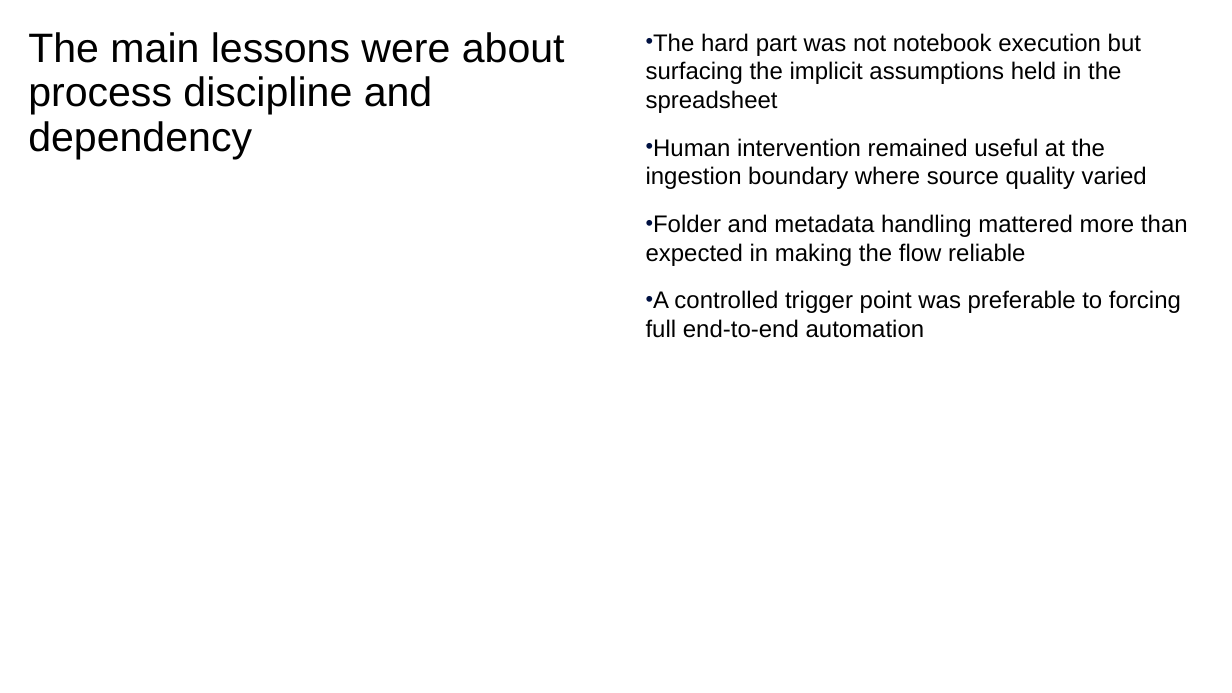
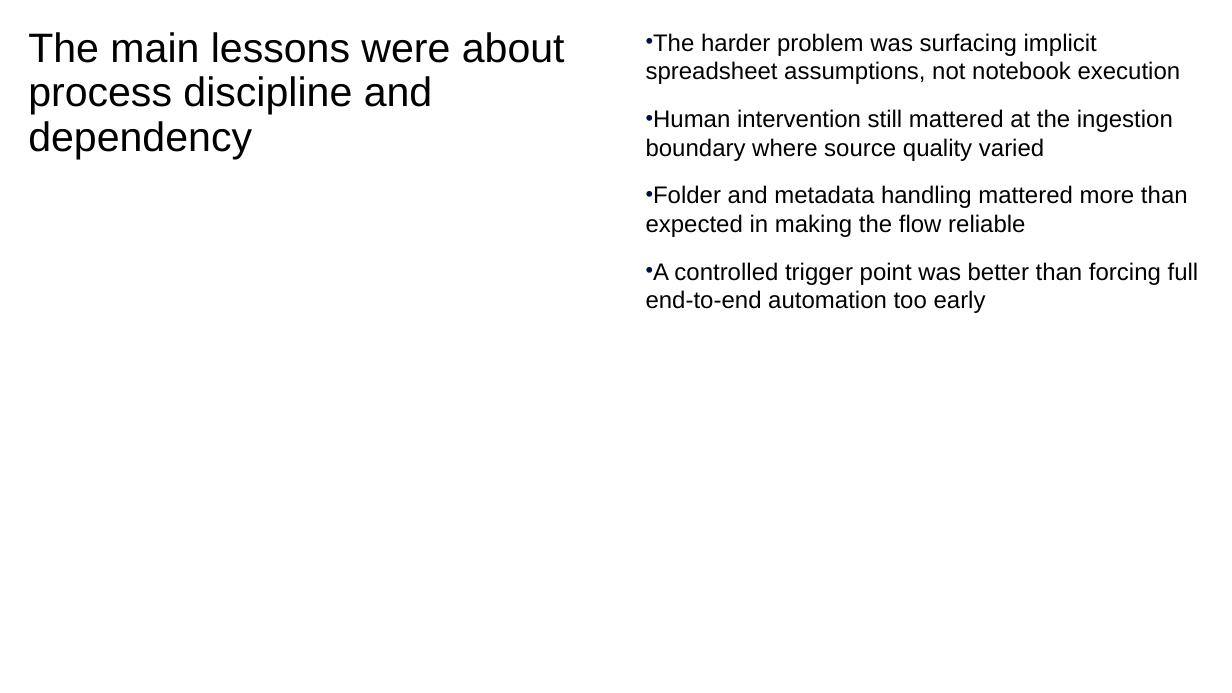
Before and after one commit to davidrrowley/PowerPointAutoGen, a slide deck: slide 8 of scripts/PowerPoint Slide Inventory Script/ibm_yaml_test_v6.pptx. Drawn at 1232x693 pixels with LibreOffice and Linux fonts; fonts in the diff are those of the drawing. Boxes give left, top, right and bottom in pixels: in the first picture for what was removed or moved away, otherwise in the second. Text is boxed around its words. In the diff, an @@ line names an element or a change of style, - is before the commit and + after.

```diff
--- a/scripts/PowerPoint Slide Inventory Script/ibm_yaml_test_v6.pptx
+++ b/scripts/PowerPoint Slide Inventory Script/ibm_yaml_test_v6.pptx
@@ text at (x1=646, y1=33, x2=1181, y2=161): text changed @@
-• The hard part was not notebook execution but surfacing the implicit assumptions held in the spreadsheet
-• Human intervention remained useful at the ingestion boundary where source quality varied
+• The harder problem was surfacing implicit spreadsheet assumptions, not notebook execution
+• Human intervention still mattered at the ingestion boundary where source quality varied
@@ text at (x1=646, y1=262, x2=1199, y2=313): text changed @@
-• A controlled trigger point was preferable to forcing full end-to-end automation
+• A controlled trigger point was better than forcing full end-to-end automation too early
```
Also in this commit, not shown: 7 other slides changed, 2 other files.
